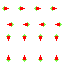
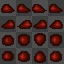
Revision of a layered (64, 64) image; what changed, layer by layer:
hid group "enemyStd" (4 layers) over [1, 0, 64, 63]
showed group "Slim" (2 layers) over [1, 4, 63, 63]
showed group "BG" (4 layers) over [0, 0, 64, 64]
